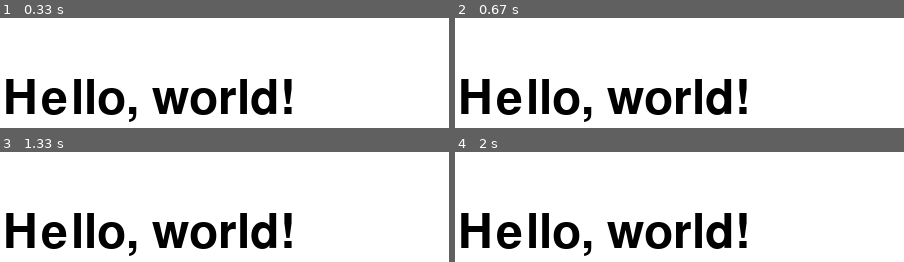
Above: before the commit, frames 1-4 (two rows, left to right).
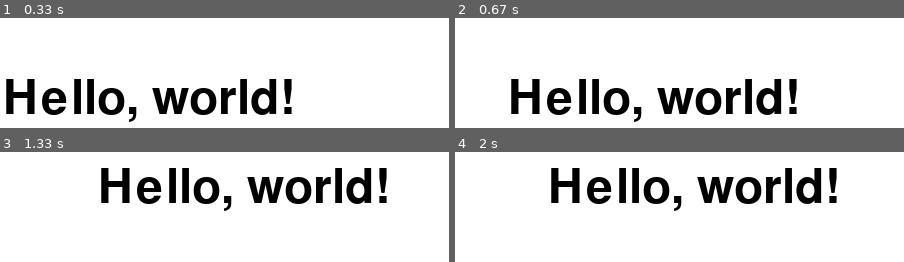
Above: after the commit, the same moments.

Repository: pandavas89/python_nose_dive
Game: pygame game, started from hello_world_pygame.py
Two runs of this game, one before a commit and one after it. Both use one fixed random seed, a clock stepped at 60 frames per second and the inputs below.
Inputs:
- Up to frame 1 (0.33 s): no input
- Up to frame 2 (0.67 s): hold D from 0.33 s (still down)
- Up to frame 3 (1.33 s): release D at 0.8 s; hold W 0.83-1.13 s; hold D from 1.17 s (still down)
- Up to frame 4 (2 s): release D at 1.63 s; hold A from 1.67 s (still down)

Frame 1 is identical in both runs. In frame 2, 13% of the frame differs, in the area x 1-77%, y 55-95%; in frame 3, 18%, in the area x 1-87%, y 14-95%; in frame 4, 18%.

Commit message:
move logo update

Diff:
--- a/hello_world_pygame.py
+++ b/hello_world_pygame.py
@@ -7,6 +7,9 @@
 white = (255, 255, 255)
 black = (  0,   0,   0)
 fps = 30
+stride = 5
+x = 0
+y = 0
 
 pygame.init()
 
@@ -21,11 +24,23 @@
 hellorect.center = (width / 2, height / 2)
 
 while True:
+
     for event in pygame.event.get():
         if event.type == QUIT:
             pygame.quit()
             sys.exit()
+    keys = pygame.key.get_pressed()
+    if keys[pygame.K_d]:
+        x += stride
+    elif keys[pygame.K_a]:
+        x -= stride
+        left = True;
+    elif keys[pygame.K_w]:
+        y -= stride
+    elif keys[pygame.K_s]:
+        y += stride
     displaysurf.fill(white)
+    hellorect.center = (width/2 + x, height /2 + y)
     displaysurf.blit(helloworld, hellorect)
 
     pygame.display.update()
